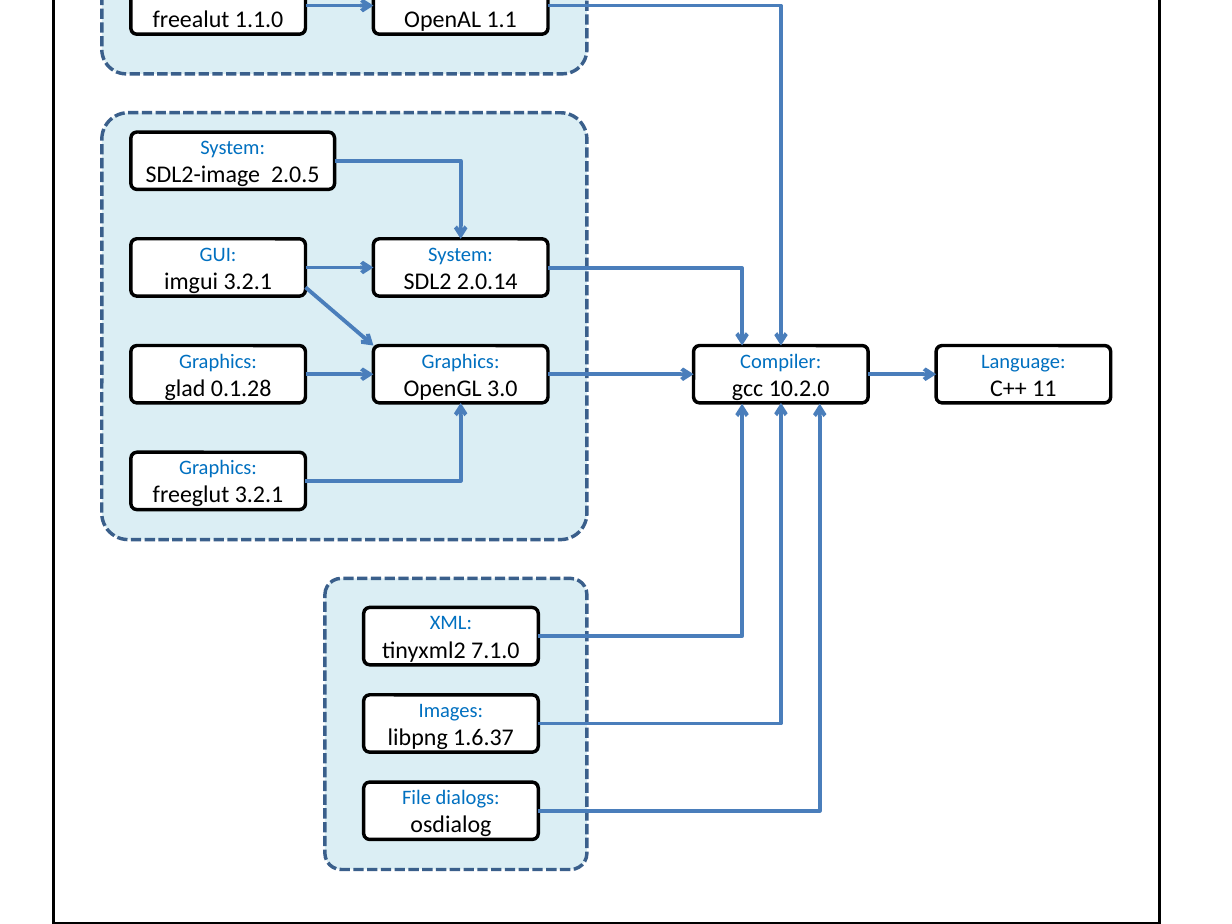
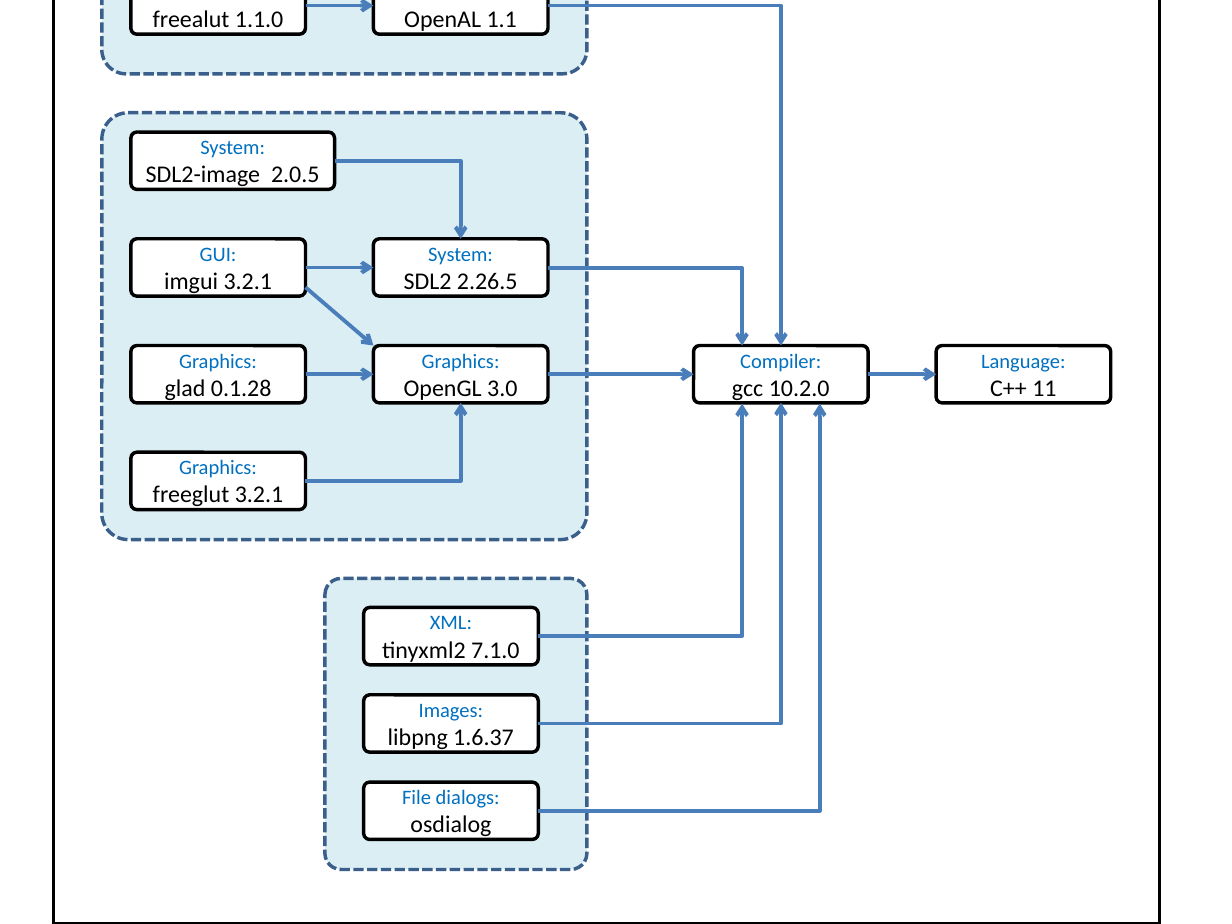
Before and after one commit to vircon32/ComputerSoftware, a slide deck: slide 1 of DesktopEmulator/Emulator/Documents/Emulator compilation.pptx. Drawn at 1232x924 pixels with LibreOffice and Linux fonts; fonts in the diff are those of the drawing. Boxes give left, top, right and bottom in pixels: in the first picture for what was removed or moved away, otherwise in the second. Text is boxed around its words. In the diff, an @@ line names an element or a change of style, - is before the commit and + after.

```diff
--- a/DesktopEmulator/Emulator/Documents/Emulator compilation.pptx
+++ b/DesktopEmulator/Emulator/Documents/Emulator compilation.pptx
@@ text in rounded rectangle at box(404, 272, 518, 296): text changed @@
-SDL2 2.0.14
+SDL2 2.26.5
```
Also in this commit, not shown: 1 other file.
